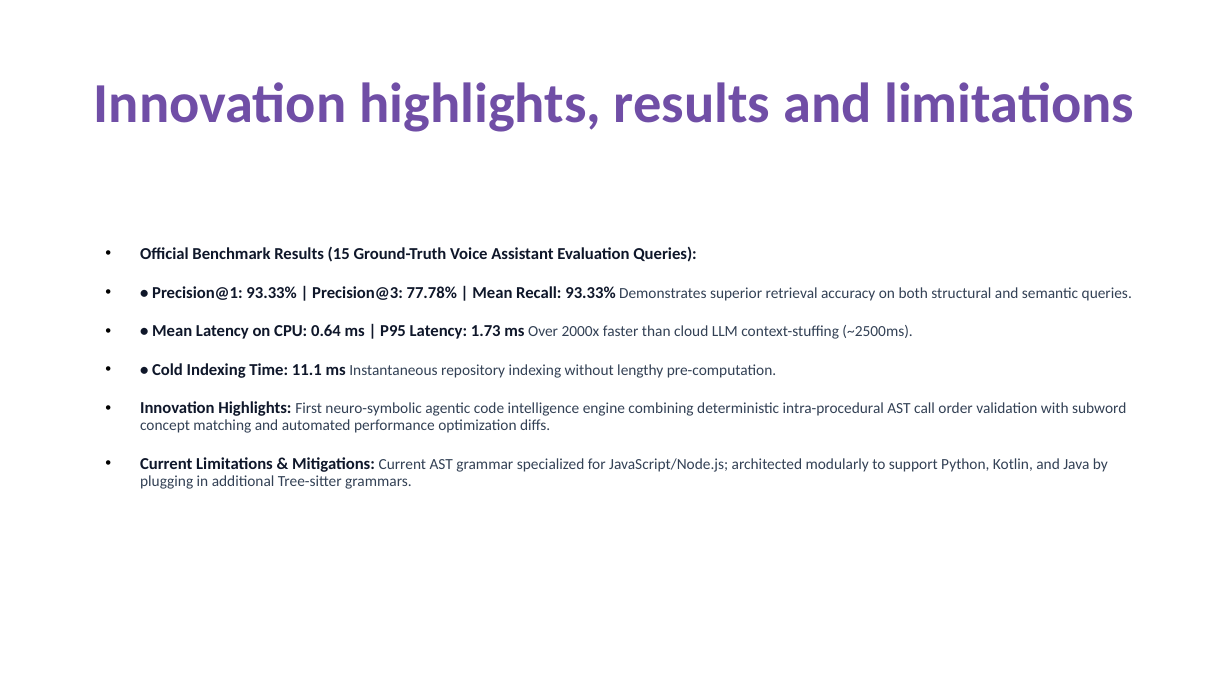
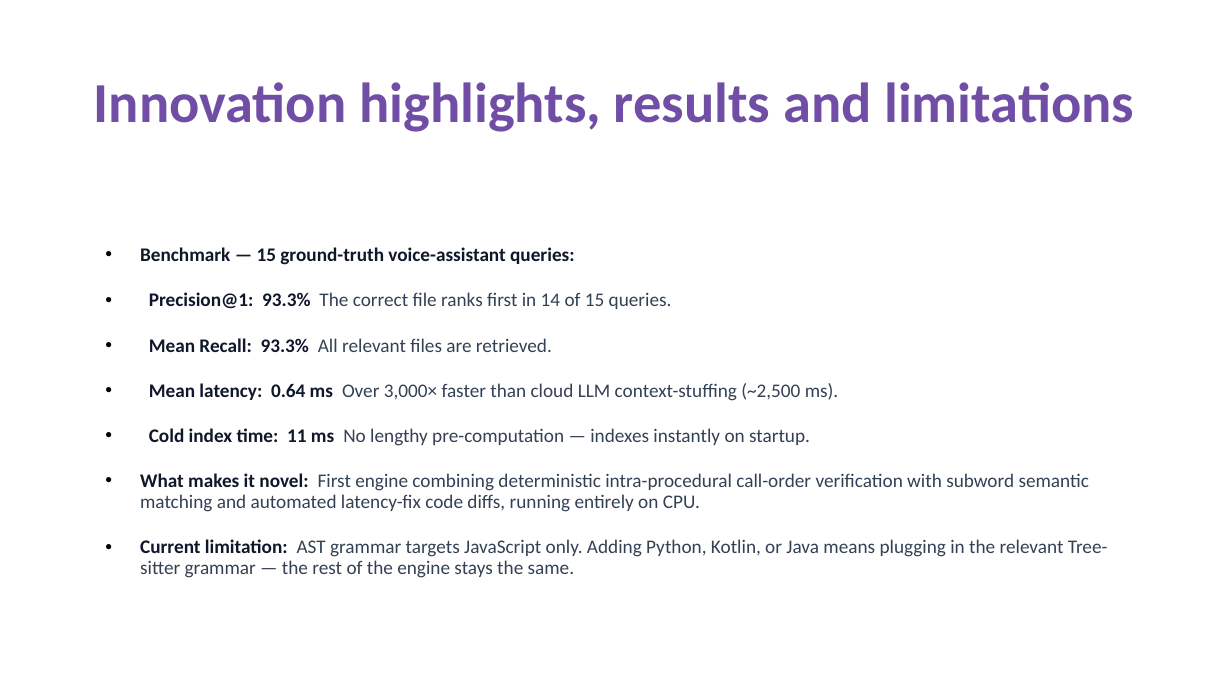
Before and after one commit to AadityaBansal01/aura-code-intelligence, a slide deck: slide 8 of Thapar_TeamAURA_Submission.pptx. Drawn at 1232x693 pixels with LibreOffice and Linux fonts; fonts in the diff are those of the drawing. Boxes give left, top, right and bottom in pixels: in the first picture for what was removed or moved away, otherwise in the second. Text is boxed around its words. In the diff, an @@ line names an element or a change of style, - is before the commit and + after.

```diff
--- a/Thapar_TeamAURA_Submission.pptx
+++ b/Thapar_TeamAURA_Submission.pptx
@@ text at (140, 247, 1108, 578): text changed; size 12 to 15 pt @@
-• Official Benchmark Results (15 Ground-Truth Voice Assistant Evaluation Queries):
-• • Precision@1: 93.33% | Precision@3: 77.78% | Mean Recall: 93.33% Demonstrates superior retrieval accuracy on both structural and semantic queries.
-• • Mean Latency on CPU: 0.64 ms | P95 Latency: 1.73 ms Over 2000x faster than cloud LLM context-stuffing (~2500ms).
-• • Cold Indexing Time: 11.1 ms Instantaneous repository indexing without lengthy pre-computation.
-• Innovation Highlights: First neuro-symbolic agentic code intelligence engine combining deterministic intra-procedural AST call order validation with subword concept matching and automated performance optimization diffs.
-• Current Limitations & Mitigations: Current AST grammar specialized for JavaScript/Node.js; architected modularly to support Python, Kotlin, and Java by plugging in additional Tree-sitter grammars.
+• Benchmark — 15 ground-truth voice-assistant queries:
+• Precision@1: 93.3% The correct file ranks first in 14 of 15 queries.
+• Mean Recall: 93.3% All relevant files are retrieved.
+• Mean latency: 0.64 ms Over 3,000× faster than cloud LLM context-stuffing (~2,500 ms).
+• Cold index time: 11 ms No lengthy pre-computation — indexes instantly on startup.
+• What makes it novel: First engine combining deterministic intra-procedural call-order verification with subword semantic matching and automated latency-fix code diffs, running entirely on CPU.
+• Current limitation: AST grammar targets JavaScript only. Adding Python, Kotlin, or Java means plugging in the relevant Tree-sitter grammar — the rest of the engine stays the same.
```
Also in this commit, not shown: 10 other slides changed, 5 other files.
